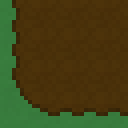
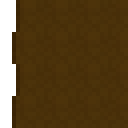
Layered file, before and after one edit (w=128, h=128). Changes by layer:
removed layer "Layer" over box(12, 0, 128, 116)
painted on "Background" over box(0, 0, 128, 128)
